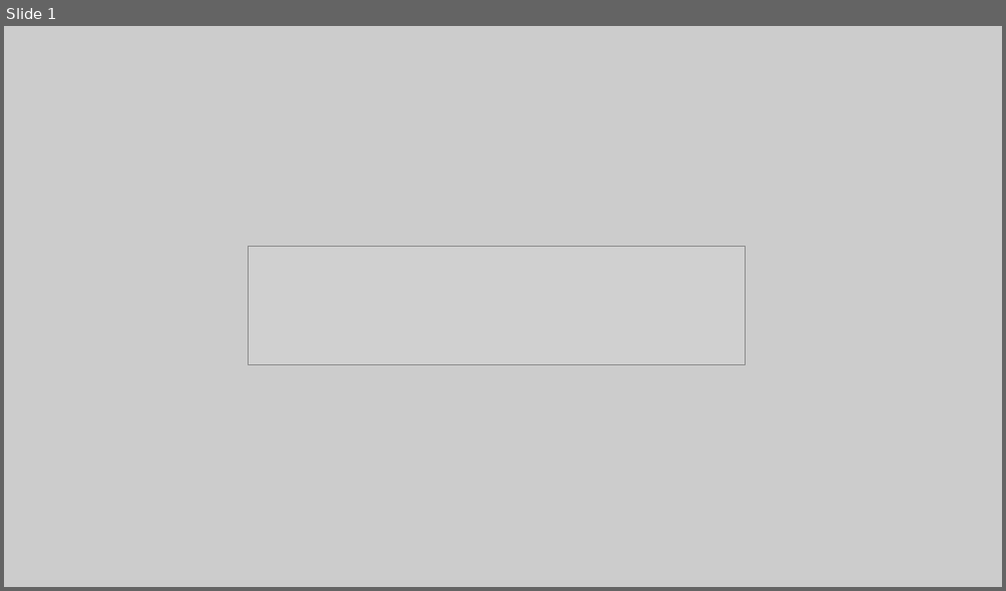
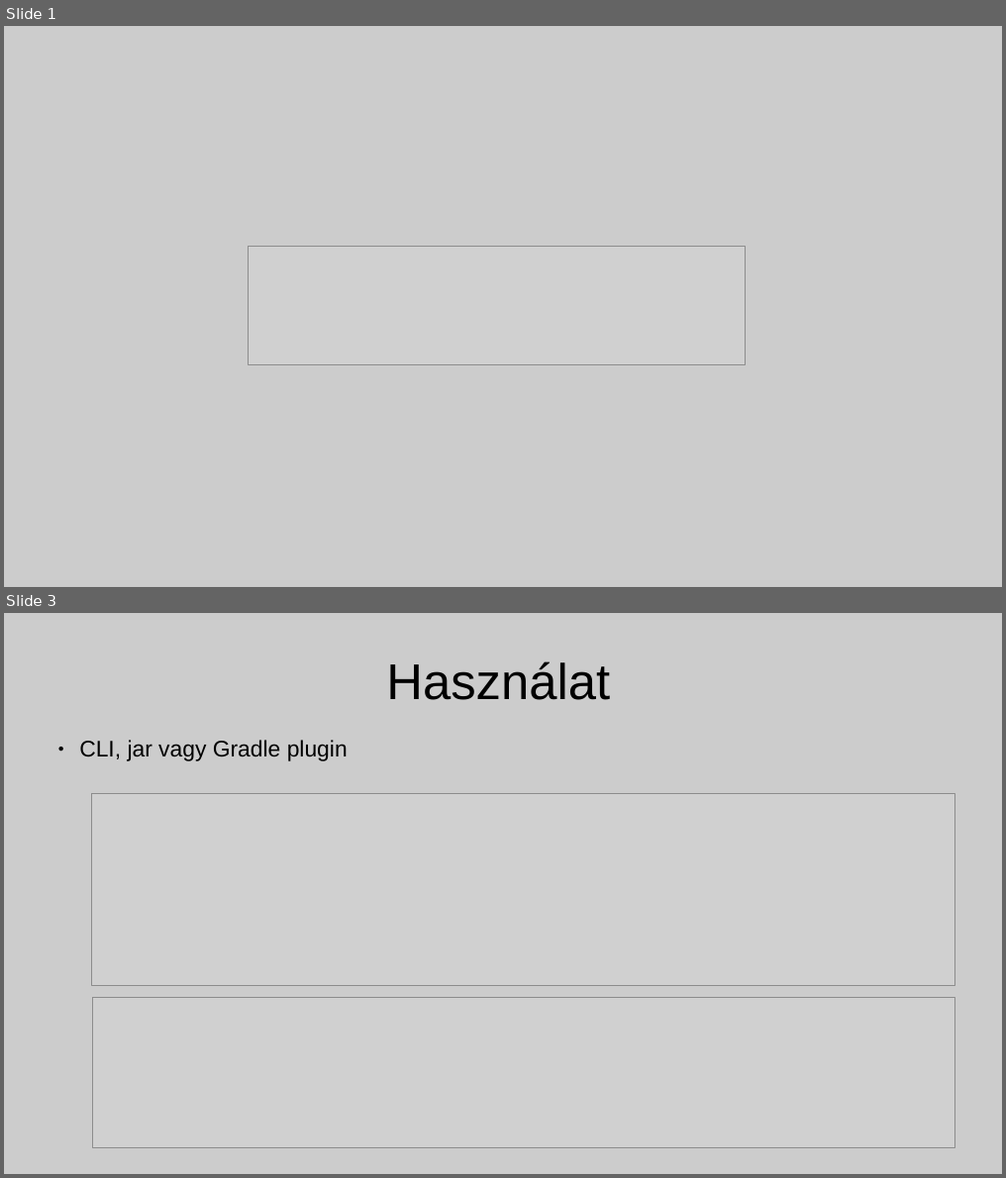
Before and after one commit to adams1mon/detekt-demo, a slide deck: detekt-presentation/presentation.odp. Shown one above the other, each under a label of ours: slide 1 before the commit, slides 1 and 3 after it; the slides between them are not shown. The pictures are 1006x591 and 1006x1178 pixels, drawn with LibreOffice and Linux fonts; fonts in the diff are those of the drawing; grey boxes stand for pictures. Boxes give left, top, right and bottom in pixels: in the first picture for what was removed or moved away, otherwise in the second. Text is boxed around its words. In the diff, an @@ line names an element or a change of style, - is before the commit and + after.

```diff
--- a/detekt-presentation/presentation.odp
+++ b/detekt-presentation/presentation.odp
@@ slide 3 added at (4,613,1002,1174), background #CCCCCC @@
@@ title added at (386,662,610,700), 40 pt, text #000000 @@
+Használat
@@ text added at (79,740,348,761), 18 pt, text #000000 @@
+● CLI, jar vagy Gradle plugin
@@ picture added at (92,794,954,986) @@
@@ picture added at (93,998,954,1149) @@
```
Also in this commit, not shown: 5 other slides added, 3 slides removed, 3 other files.
